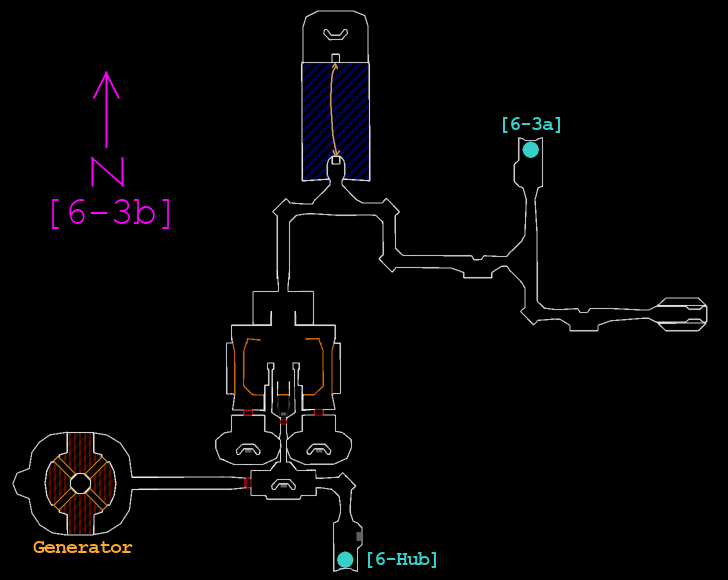
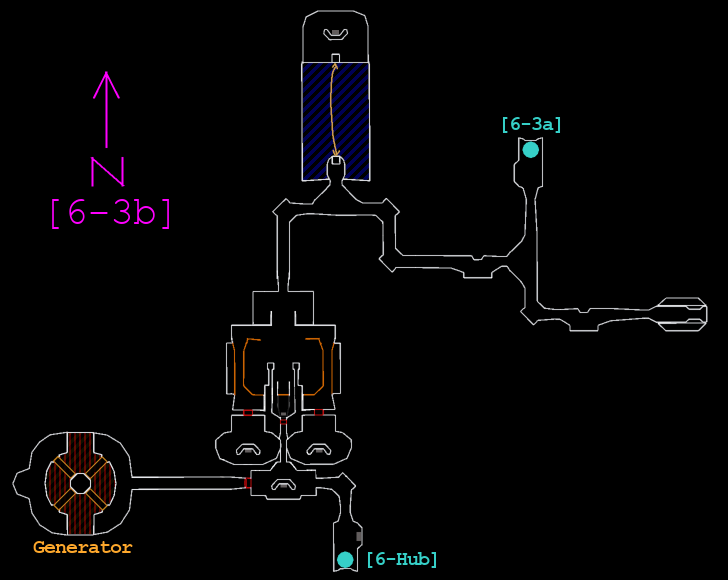
Revision of a layered w=728, h=580 image; what changed, layer by layer:
painted on "Map" over left=332, top=30, right=339, bottom=34
